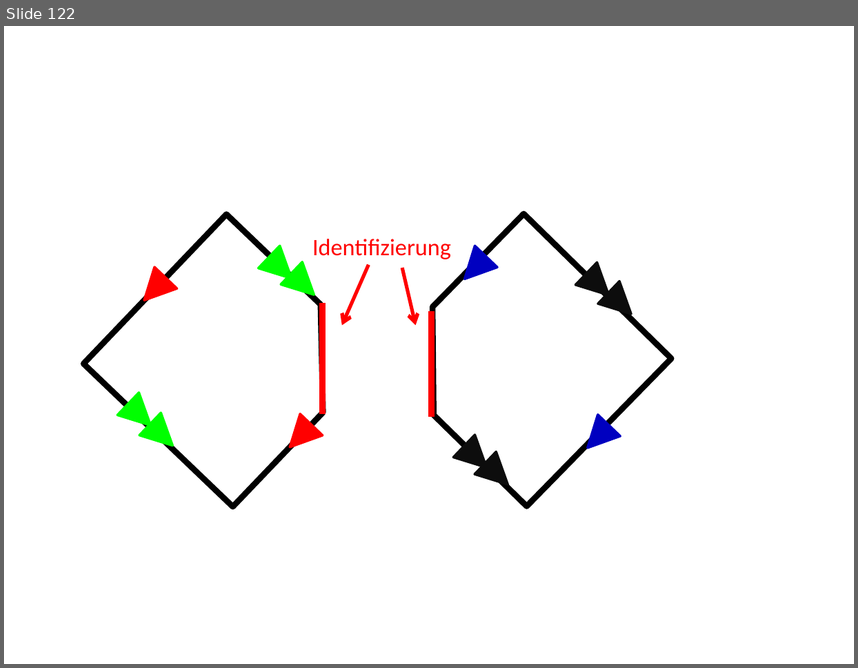
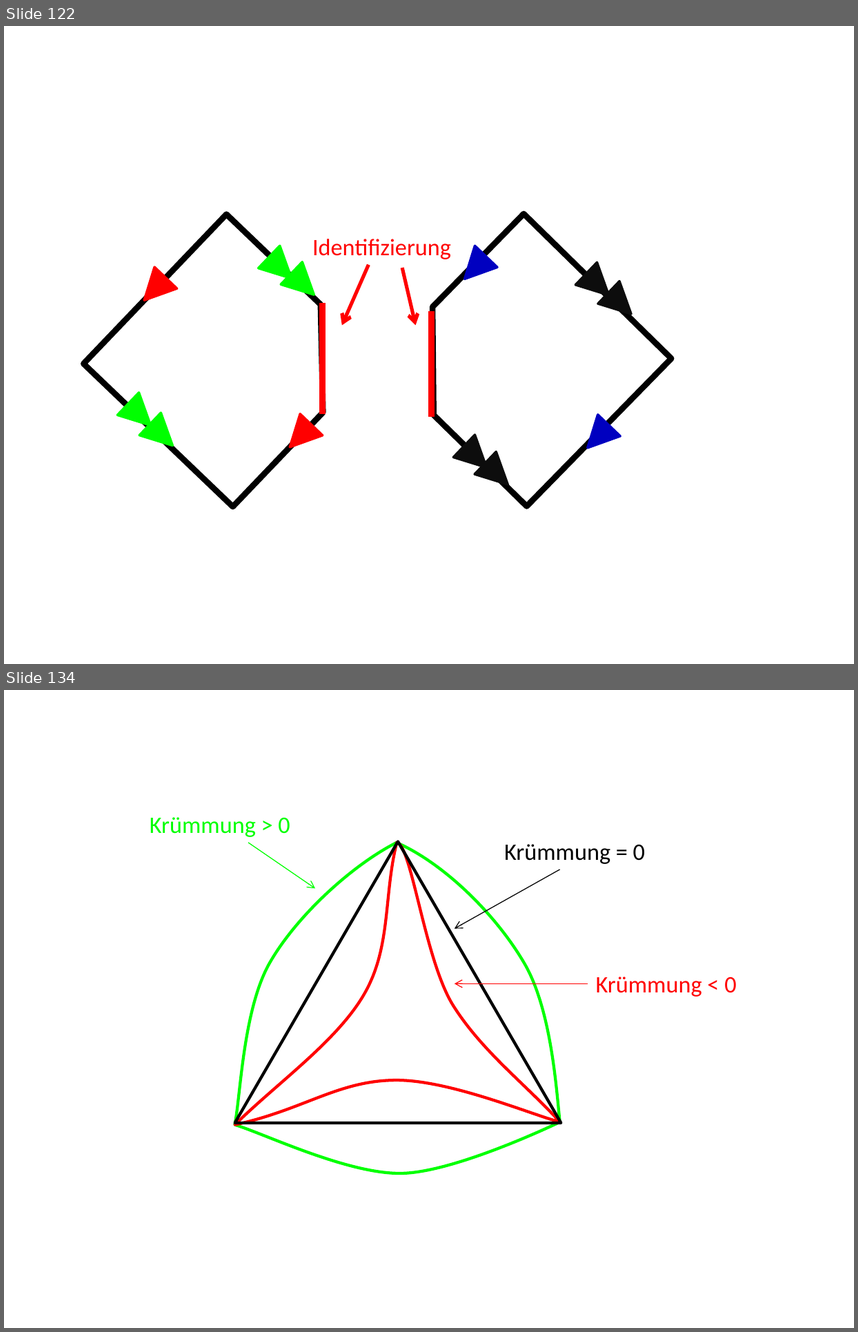
Before and after one commit to lutteropp/GeoTopo, a slide deck: images/Bilder.pptx. Shown one above the other, each under a label of ours: slide 122 before the commit, slides 122 and 134 after it; the slides between them are not shown. The pictures are 858x668 and 858x1332 pixels, drawn with LibreOffice and Linux fonts; fonts in the diff are those of the drawing. Boxes give left, top, right and bottom in pixels: in the first picture for what was removed or moved away, otherwise in the second. Text is boxed around its words. In the diff, an @@ line names an element or a change of style, - is before the commit and + after.

```diff
--- a/images/Bilder.pptx
+++ b/images/Bilder.pptx
@@ slide 134 added at (x1=4, y1=690, x2=854, y2=1328), background #FFFFFF @@
@@ text added at (x1=150, y1=817, x2=290, y2=837), 20 pt, text #00FF00 @@
+Krümmung > 0
@@ freeform shape added at (x1=234, y1=842, x2=560, y2=1173), outline #00FF00 2.5 pt @@
@@ freeform shape added at (x1=235, y1=842, x2=561, y2=1125), outline #FF0000 2.5 pt @@
@@ triangle added at (x1=235, y1=841, x2=562, y2=1123), outline #000000 2.5 pt @@
@@ arrow added from (248, 842) to (315, 888), #00FF00 0.75 pt @@
@@ text added at (x1=504, y1=844, x2=645, y2=864), 20 pt, text #000000 @@
+Krümmung = 0
@@ arrow added from (560, 869) to (455, 929), #000000 0.75 pt @@
@@ text added at (x1=596, y1=976, x2=736, y2=996), 20 pt, text #FF0000 @@
+Krümmung < 0
@@ arrow added from (587, 983) to (455, 983), #FF0000 0.75 pt @@
```
Also in this commit, not shown: 11 other slides added, 1 slide removed, 20 other files.
